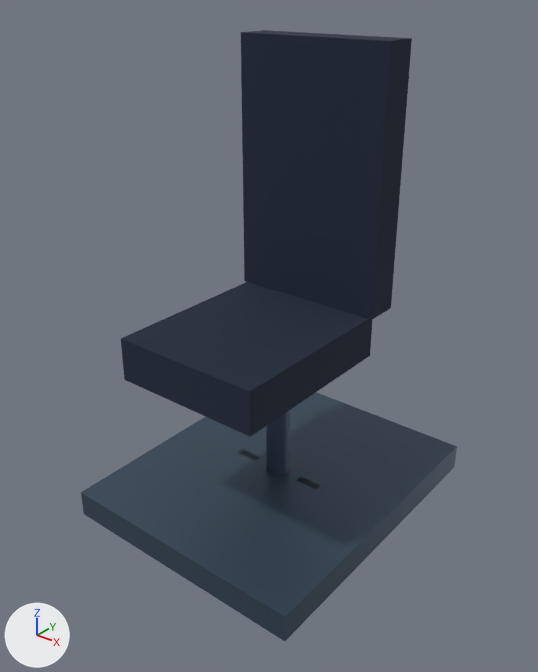
One commit to the glTF model motion/models/dumbbell_seated.glb: the scene before it, then after it.
One viewpoint serves both versions: a camera (50 mm lens) standing at (1.151, -1.482, 1.437) and looking at (-0.001, -0.041, 0.544). The axes (+X, +Y, +Z) are drawn at lower left. The lights are the same throughout. The picture after the commit comes second. Where no turn or scale is listed for an object, it has been applied to the vertices. Vertices at exactly the same position are counted once.

In view in the first picture: 'Mesh_8', 'Mesh_9', 'back', 'base', 'post', 'seat'.
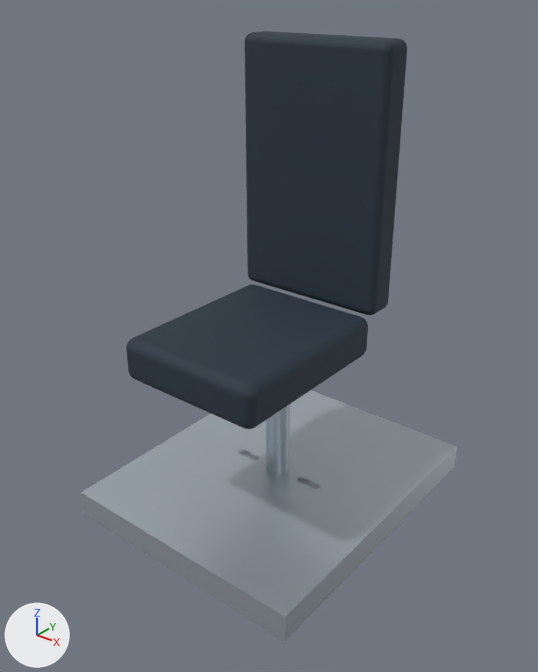
Location of each change, (x1, y1, x2, y2) in pixels of the pictures (538 x 672 px):
```json
{"object": "base", "change": "recoloured", "before": [81, 392, 457, 641], "after": [81, 392, 457, 641], "on screen": "dark blue to pale blue"}
{"object": "back", "change": "reshaped", "before": [241, 30, 412, 320], "after": [245, 31, 407, 315]}
{"object": "seat", "change": "reshaped", "before": [121, 282, 372, 437], "after": [126, 284, 368, 429], "on screen": "6% shorter"}
{"object": "post", "change": "recoloured", "before": [266, 410, 290, 475], "after": [266, 410, 290, 475], "on screen": "dark blue to pale blue"}
{"object": "Mesh_9", "change": "recoloured", "before": [297, 476, 320, 489], "after": [297, 476, 320, 489]}
{"object": "Mesh_8", "change": "recoloured", "before": [238, 449, 259, 461], "after": [238, 449, 259, 461]}
{"object": "Mesh_5", "change": "recoloured", "before": [238, 449, 259, 461], "after": [238, 449, 259, 461]}
```

Edits to the scene script, one JSON object a line:
```json
{"op": "set", "path": "mat_material_1.base_color", "old": "(0.0578, 0.0908, 0.138)", "new": "(0.491, 0.552, 0.61)", "note": "dark blue #445568 -> pale blue #bac4cd"}
{"block": "me_mesh_0", "where": "# used by ob_seat; location = (0.0, -0.12, 0.54)"}
{"op": "remove", "block": "me_mesh_0", "code": "me_mesh_0.from_pydata(...)  # 8 vertices, 12 faces; spans x -0.215..0.215, y -0.26..0.26, z -0.06..0.06"}
{"op": "add", "block": "me_mesh_0", "code": "me_mesh_0.from_pydata(...)  # 296 vertices, 588 faces; spans x -0.215..0.215, y -0.26..0.26, z -0.06..0.06"}
{"block": "me_mesh_0", "change": "me_mesh_0 part 1: 8 vertices removed from x -0.215..0.215, y -0.26..0.26, z -0.06..0.06; 296 vertices added at x -0.215..0.215, y -0.26..0.26, z -0.06..0.06"}
{"block": "me_mesh_1", "where": "# used by ob_back; location = (0.0, 0.17, 0.95)"}
{"op": "remove", "block": "me_mesh_1", "code": "me_mesh_1.from_pydata(...)  # 8 vertices, 12 faces; spans x -0.225..0.225, y -0.05..0.05, z -0.35..0.35"}
{"op": "add", "block": "me_mesh_1", "code": "me_mesh_1.from_pydata(...)  # 296 vertices, 588 faces; spans x -0.225..0.225, y -0.05..0.05, z -0.35..0.35"}
{"block": "me_mesh_1", "change": "me_mesh_1 part 2: 8 vertices removed from x -0.225..0.225, y -0.05..0.05, z -0.35..0.35; 296 vertices added at x -0.225..0.225, y -0.05..0.05, z -0.35..0.35"}
```
